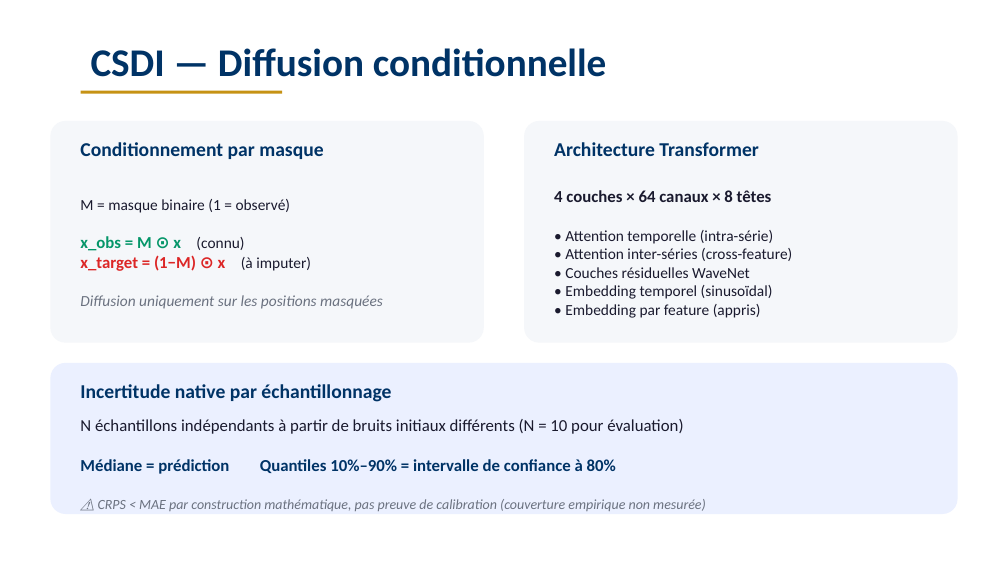
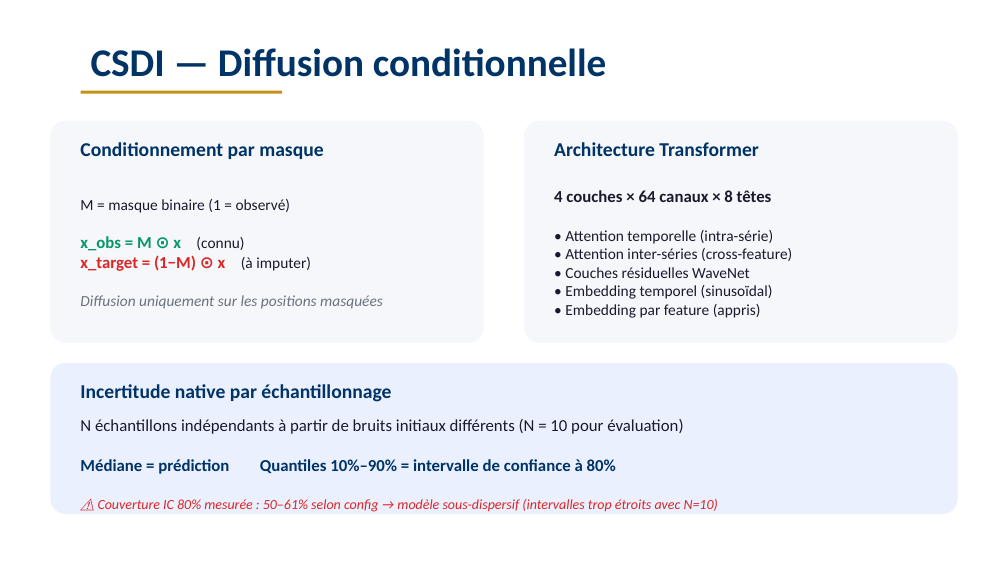
Before and after one commit to Jacquel-SANOU/ml-diffusion-timeseries-ecc, a slide deck: slide 9 of presentation_sujet3.pptx. Drawn at 1008x567 pixels with LibreOffice and Linux fonts; fonts in the diff are those of the drawing. Boxes give left, top, right and bottom in pixels: in the first picture for what was removed or moved away, otherwise in the second. Text is boxed around its words. In the diff, an @@ line names an element or a change of style, - is before the commit and + after.

Commit message:
Add IC 80% coverage measurement (M5): coverage 50-61% across configs
- Add q10/q90 coverage and IC width computation to calc_metrics in both
  05_run_csdi_exchange_rate.py and 08_run_csdi_yahoo.py
- Run evaluation with N_SAMPLES=10 on both datasets (6 configs each)
- Coverage ranges 50-61% vs 80% target: model is under-dispersive
- Add coverage table (Table 7) to rapport, update limits and conclusion
- Update presentation bilan slide with coverage results
- Update README with coverage section
- Recompile rapport PDF (35 pages)

```diff
--- a/presentation_sujet3.pptx
+++ b/presentation_sujet3.pptx
@@ text at [80, 419, 718, 512]: text changed; text colour #6B7280 to #DC2626 @@
-N échantillons indépendants à partir de bruits initiaux différents (N = 10 pour évaluation)
-Médiane = prédiction Quantiles 10%–90% = intervalle de confiance à 80%
-⚠ CRPS < MAE par construction mathématique, pas preuve de calibration (couverture empirique non mesurée)
+N échantillons indépendants à partir de bruits initiaux différents (N = 10 pour évaluation)
+Médiane = prédiction Quantiles 10%–90% = intervalle de confiance à 80%
+⚠ Couverture IC 80% mesurée : 50–61% selon config → modèle sous-dispersif (intervalles trop étroits avec N=10)
```
Also in this commit, not shown: 1 other slide changed, 9 other files.
